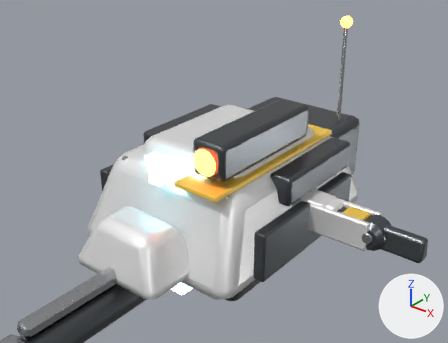
Two versions of the glTF model public/assets/models/robots/walker/rifle.glb, one commit apart.
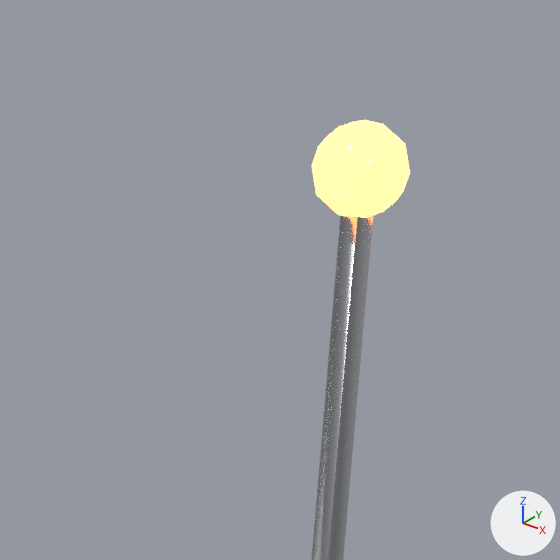
The first picture shows the older version from a 50 mm lens placed at (0.743, -0.952, 0.608), pointed at (0.004, -0.028, 0.035). The close-ups show the older and then the newer version on the part from 67% to 83% of the width and 0% to 21% of the height of that picture. Only the edits that show in the close-ups are written down. The lights are fixed; the arrows at lower right show +X, +Y and +Z. Vertices at exactly the same position are counted once.

In view in the first close-up: 'Hull'.
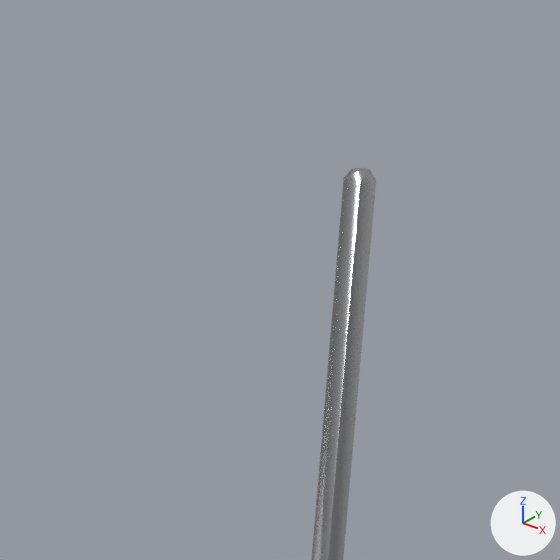
The edits, one by one:
me_hull is used by ob_hull; location (0.0, 0.0, 0.0).
me_hull had 930 vertices, 1780 faces and spanned x -0.217..0.217, y -0.353..0.35, z -0.16..0.324.
me_hull now has 888 vertices, 1700 faces and spans x -0.217..0.217, y -0.353..0.35, z -0.16..0.31.
me_hull part 1: the loose piece of 42 vertices spanning x 0.087..0.113, y 0.266..0.294, z 0.296..0.324 is deleted.
me_hull no longer uses material mat_optic (red #f36c50, glowing orange #ff763f).

Boxes [x1, y1, x2, y2] around the edits, measured in the close-ups (560 x 560 px):
'Hull', reshaped
    before: [311, 120, 410, 560]
    after: [311, 168, 376, 560]
part 1 of me_hull, deleted
    before: [312, 120, 410, 218]
